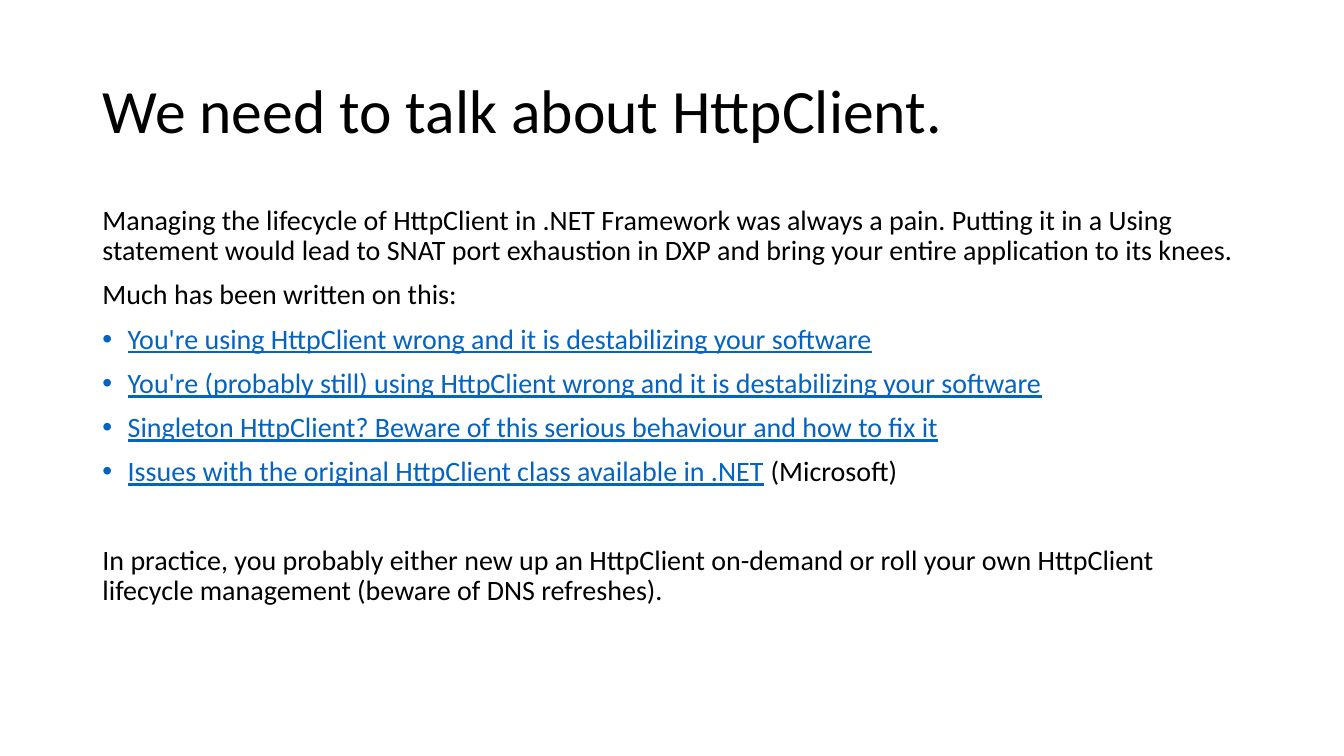
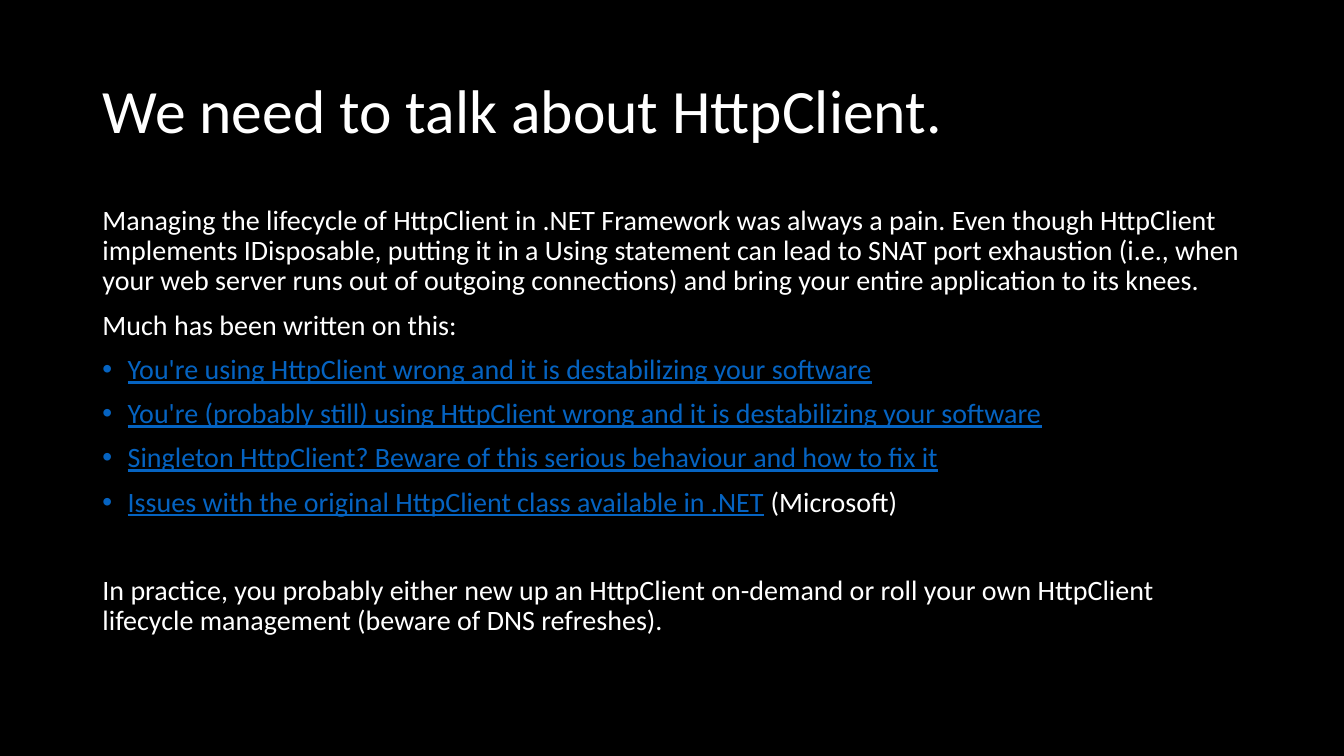
Before and after one commit to DrewNull/optimizely-cms12-upgrade, a slide deck: slide 32 of Presentation--Upgrading-to-CMS-12-and-Commerce-14.pptx. Drawn at 1344x756 pixels with LibreOffice and Linux fonts; fonts in the diff are those of the drawing. Boxes give left, top, right and bottom in pixels: in the first picture for what was removed or moved away, otherwise in the second. Text is boxed around its words. In the diff, an @@ line names an element or a change of style, - is before the commit and + after.

```diff
--- a/Presentation--Upgrading-to-CMS-12-and-Commerce-14.pptx
+++ b/Presentation--Upgrading-to-CMS-12-and-Commerce-14.pptx
@@ background #FFFFFF to #000000 @@
@@ title "We need to talk about ..." at box(102, 90, 941, 143): text colour #000000 to #FFFFFF @@
@@ text at box(102, 210, 1238, 295): text changed; text colour #000000 to #FFFFFF @@
-Managing the lifecycle of HttpClient in .NET Framework was always a pain. Putting it in a Using statement would lead to SNAT port exhaustion in DXP and bring your entire application to its knees.
+Managing the lifecycle of HttpClient in .NET Framework was always a pain. Even though HttpClient implements IDisposable, putting it in a Using statement can lead to SNAT port exhaustion (i.e., when your web server runs out of outgoing connections) and bring your entire application to its knees.
@@ text at box(102, 315, 1154, 635): text colour #000000 to #FFFFFF in "Much has been written on this:", "(Microsoft)", "In practice, you probably either new up ..." @@
```
Also in this commit, not shown: 44 other slides changed, 2 slides added, 2 slides removed, 1 other file.
